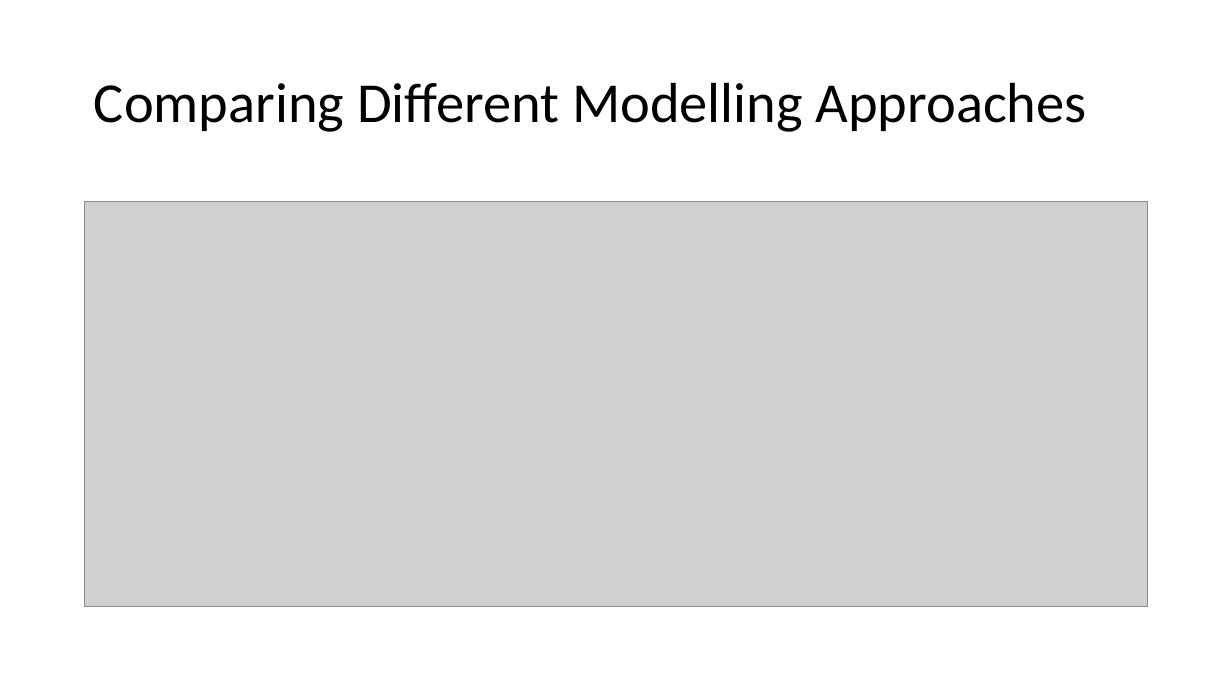
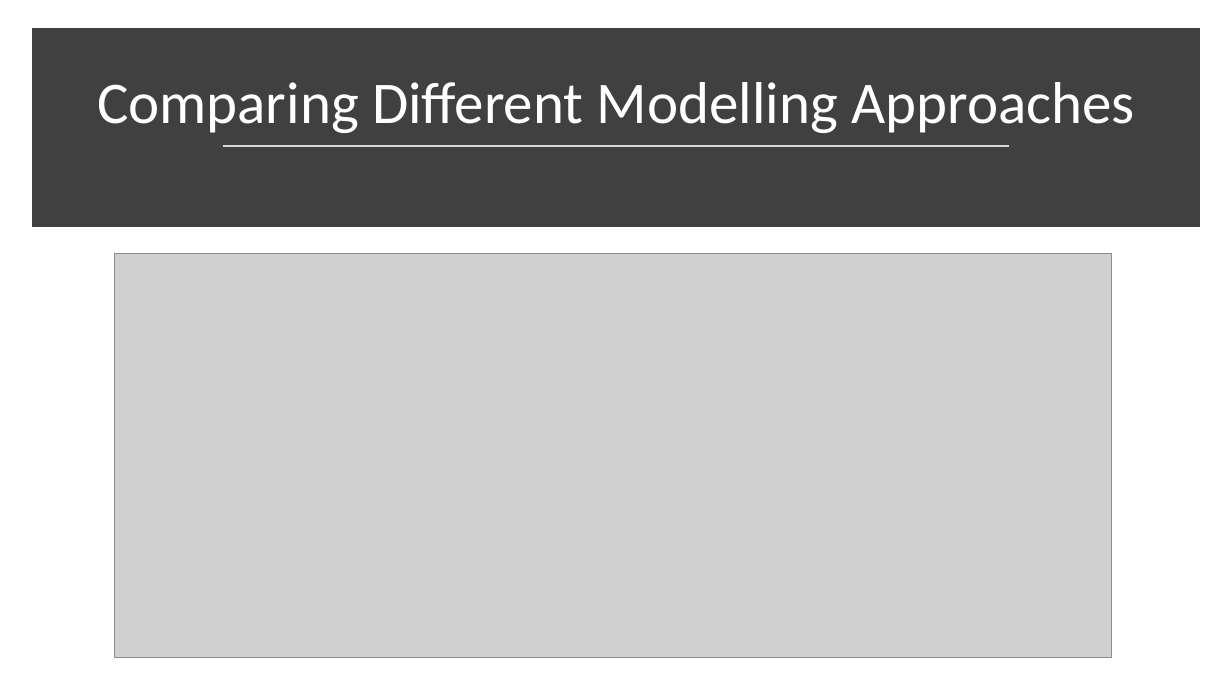
Before and after one commit to abmgis/abmgis, a slide deck: slide 22 of Chapter11-AlternativeModellingApproaches/Chapter11.pptx (slide 19 before the commit). Drawn at 1232x693 pixels with LibreOffice and Linux fonts; fonts in the diff are those of the drawing; grey boxes stand for pictures. Boxes give left, top, right and bottom in pixels: in the first picture for what was removed or moved away, otherwise in the second. Text is boxed around its words. In the diff, an @@ line names an element or a change of style, - is before the commit and + after.

```diff
--- a/Chapter11-AlternativeModellingApproaches/Chapter11.pptx
+++ b/Chapter11-AlternativeModellingApproaches/Chapter11.pptx
@@ rectangle added at (x1=38, y1=35, x2=1194, y2=222), fill #404040, outline #404040 10 pt @@
@@ title "Comparing Different Modelling Approaches" at (x1=97, y1=82, x2=1134, y2=133): size 44 to 46 pt, text colour #000000 to #FFFFFF; alignment left to centre; vertical alignment middle to bottom @@
@@ line added from (224, 146) to (1009, 146), #D9D9D9 1.75 pt @@
@@ picture resized from (x1=85, y1=202, x2=1148, y2=607) to (x1=115, y1=253, x2=1112, y2=657) @@
```
Also in this commit, not shown: 10 other slides changed, 5 slides added, 2 slides removed.
